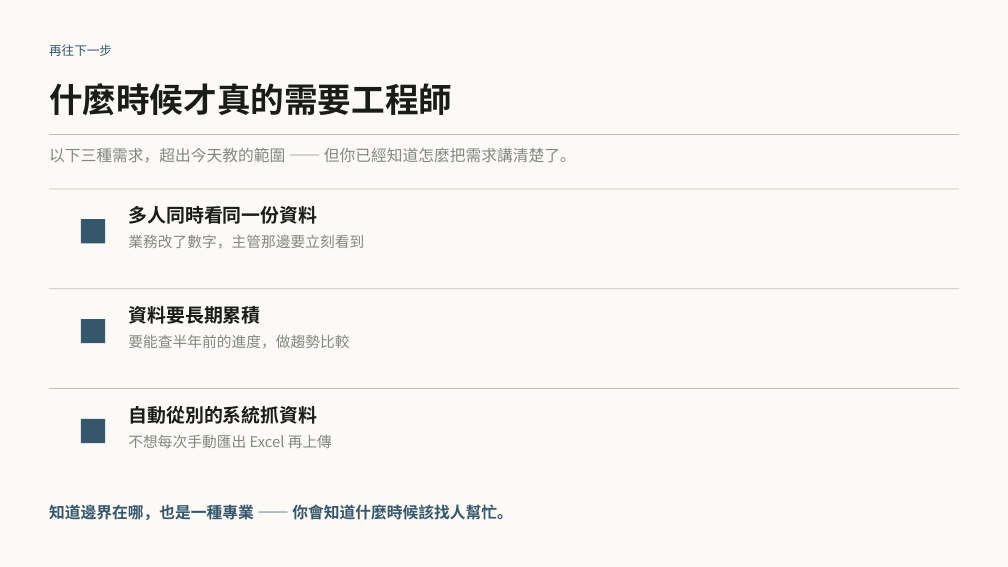
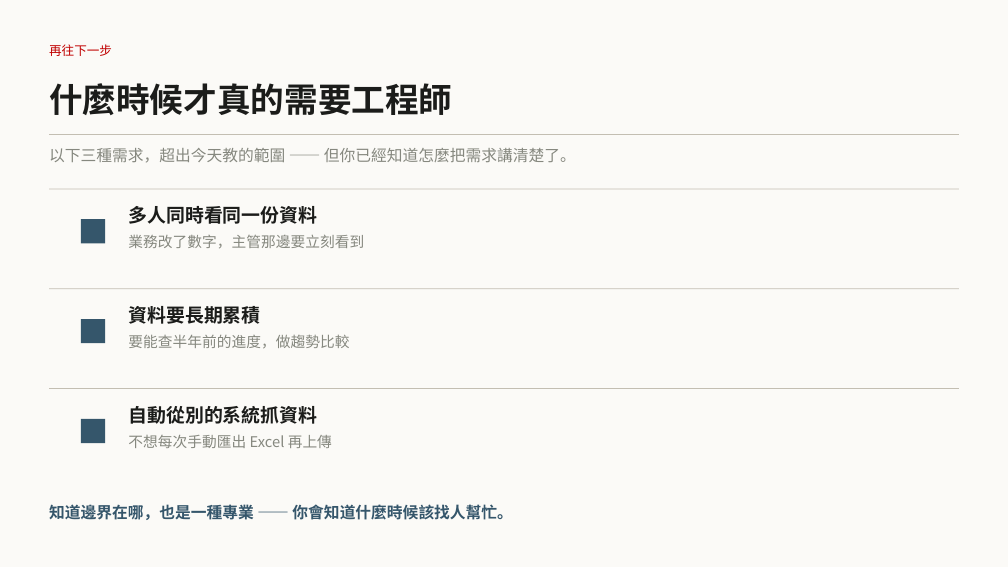
Before and after one commit to b39070566/architectureAiClass, a slide deck: slide 60 of slides/vibe-coding-workshop.pptx (slide 31 before the commit). Drawn at 1008x567 pixels with LibreOffice and Linux fonts; fonts in the diff are those of the drawing. Boxes give left, top, right and bottom in pixels: in the first picture for what was removed or moved away, otherwise in the second. Text is boxed around its words. In the diff, an @@ line names an element or a change of style, - is before the commit and + after.

```diff
--- a/slides/vibe-coding-workshop.pptx
+++ b/slides/vibe-coding-workshop.pptx
@@ text "再往下一步" at <box>49,44,112,56</box>: text colour #35566B to #C00000 @@
```
Also in this commit, not shown: 9 other slides changed, 26 slides added, 18 other files.
